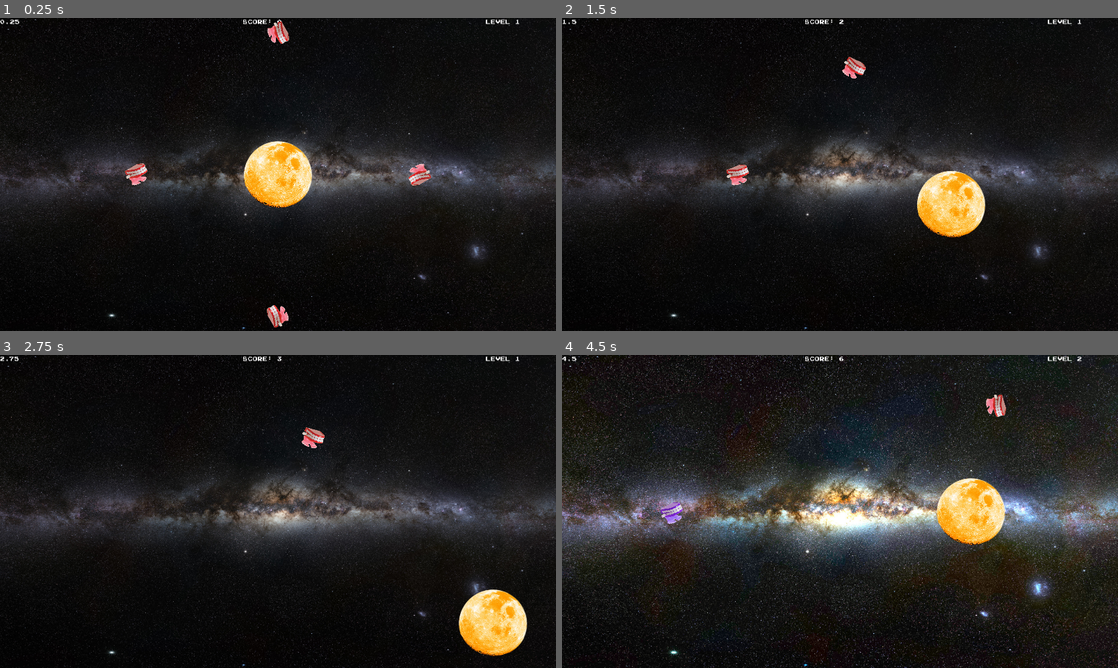
Above: before the commit, frames 1-4 (two rows, left to right).
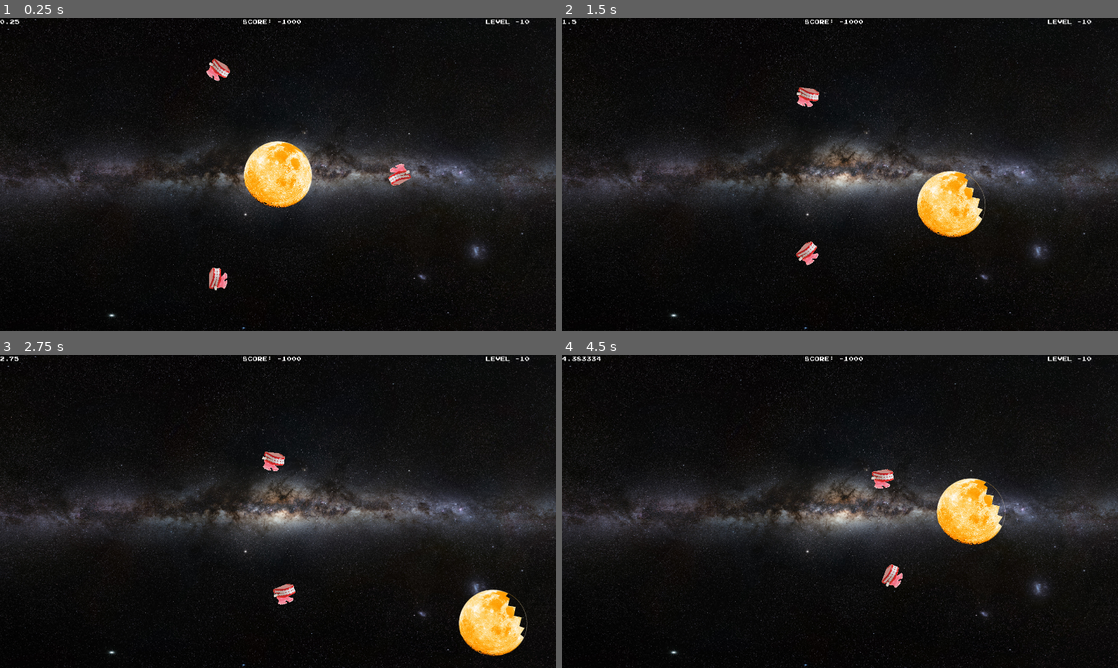
Above: after the commit, the same moments.

Repository: PushingPolygons/moonchomper-RosemaryKoshy
Game: Godot game, scene res://level/level.tscn
Same seed, same stepped clock (60 frames per second), same inputs: the game is played once before the commit and once after it.
Inputs (mouse positions are in pixels of both pictures, inside the frame that each line leads up to):
- Up to frame 1 (0.25 s): no input
- Up to frame 2 (1.5 s): move the mouse to (973, 174) at 0.52 s; press the mouse at (973, 174) at 0.53 s; hold Right (ui_right) 0.53-1.28 s; move the mouse to (845, 287) at 1.27 s; release the mouse at (845, 287) at 1.28 s; hold Down (ui_down) from 1.28 s (still down); right-click (845, 287) at 1.35 s; click (845, 287) at 1.42 s
- Up to frame 3 (2.75 s): move the mouse to (189, 514) at 2.02 s; release Down (ui_down) at 2.03 s; press the mouse at (189, 514) at 2.03 s; hold Right (ui_right) from 2.03 s (still down)
- Up to frame 4 (4.5 s): move the mouse to (873, 436) at 2.77 s; release Right (ui_right) at 2.78 s; release the mouse at (873, 436) at 2.78 s; hold Up (ui_up) 2.78-3.53 s; right-click (873, 436) at 2.85 s; click (873, 436) at 2.92 s; move the mouse to (995, 646) at 3.52 s; press the mouse at (995, 646) at 3.53 s; hold Left (ui_left) 3.53-4.25 s; tap Escape (ui_cancel) at 4.15 s; release the mouse at (995, 646) at 4.25 s; click "Resume" at 4.25 s

The runs differ from the first frame. In frame 1, 1.3% of the frame differs, in the area x 22-96%, y 0-99%; in frame 2, 1.0%; in frame 3, 0.8%; in frame 4, 31%, in the area x 0-100%, y 0-100%.

Commit message:
rework level, score

Diff:
--- a/code/level/assets/level.gd
+++ b/code/level/assets/level.gd
@@ -5,6 +5,7 @@
 #       clock display, level display
 
 const difficulty_max: int = 3
+const win_level: int = 11
 const sky_textures: Array = [
 	preload("res://level/assets/sky-1.jpg"),
 	preload("res://level/assets/sky-2.jpg"),
@@ -21,8 +22,8 @@
 var difficulty: int = 0  #exceeds difficulty_max for player to win
 var center: Vector2 = Vector2(0, 0)
 
-export var chomper_min: int = 2
-export var chomper_max: int = 5
+export var chomper_min: int = 1
+export var chomper_max: int = 4
 export var chomper_distance: float = 256.0 # px
 
 # When Level starts
@@ -42,8 +43,8 @@
 	menu.add_to_group("menu")
 
 func start_level():
-	print('Start level ', difficulty, ' of ', difficulty_max)
-	$Menu/Level.text = "Level " + str(difficulty)
+	print('Start level ', difficulty)
+	$Menu/Level.text = "Level " + str(difficulty - win_level)
 	$Sky.texture = sky_textures[(difficulty - 1) % difficulty_max]
 	chomper_count = randi() % (difficulty * (chomper_max - chomper_min) + 1) + difficulty * chomper_min
 	spawn_enemies(chomper_count, chomper_distance)
@@ -56,8 +57,8 @@
 func spawn_enemies(count: int, radius: float) -> void:
 	for i in count:
 		var chomper: Chomper = chomper_ps.instance()
-		chomper.speed *= randi() % int(min(difficulty, difficulty_max)) + 1
-		chomper.health *= randi() % int(min(difficulty, difficulty_max)) + 1
+		chomper.speed *= randi() % int(min(ceil(difficulty / 2.0), difficulty_max)) + 1
+		chomper.health *= randi() % int(min(ceil(difficulty / 2.0), difficulty_max)) + 1
 		if i % 2:
 			chomper.position.x = center.x + radius * sqrt(count) * chomper.speed * chomper.health * cos(2 * PI * i / count) / 108.0
 			chomper.position.y = center.y + radius * sqrt(count) * (chomper.speed + chomper.health) * sin(2 * PI * i / count) / 108.0
@@ -87,7 +88,7 @@
 func game_over() -> void:
 	$Menu/Clock.stopped = true
 	killall('enemies')
-	if difficulty > difficulty_max * 3 and $Menu.score > 900:
+	if difficulty >= win_level and $Menu.score >= 0:
 		print('GAME OVER: SUCCESS')
 		$Sky.texture = success
 	else:
--- a/code/menu/assets/menu.gd
+++ b/code/menu/assets/menu.gd
@@ -2,7 +2,8 @@
 class_name Menu
 
 var level: Node = null
-var score: int = 0
+var min_score: int = -1000
+var score: int = min_score
 
 # Called when the menu enters the scene
 func _ready():
@@ -15,12 +16,11 @@
 func _on_Resume_button_down():
 	toggle_pause()
 
-
 func _on_Restart_button_down():
 	# reset Level, Moon, and score
 	get_node("/root/Level")._ready()
 	get_node("/root/Level/Moon")._ready()
-	score = 0
+	score = min_score
 	toggle_pause() # Resume game
 
 func _on_Quit_button_down():
@@ -29,8 +29,10 @@
 func toggle_pause():
 	get_tree().paused = !get_tree().paused
 	if get_tree().paused:
+		$Clock.stopped = true
 		$Panel.show()
 	else:
+		$Clock.stopped = false
 		$Panel.hide()
 
 func update_score(delta_s):
